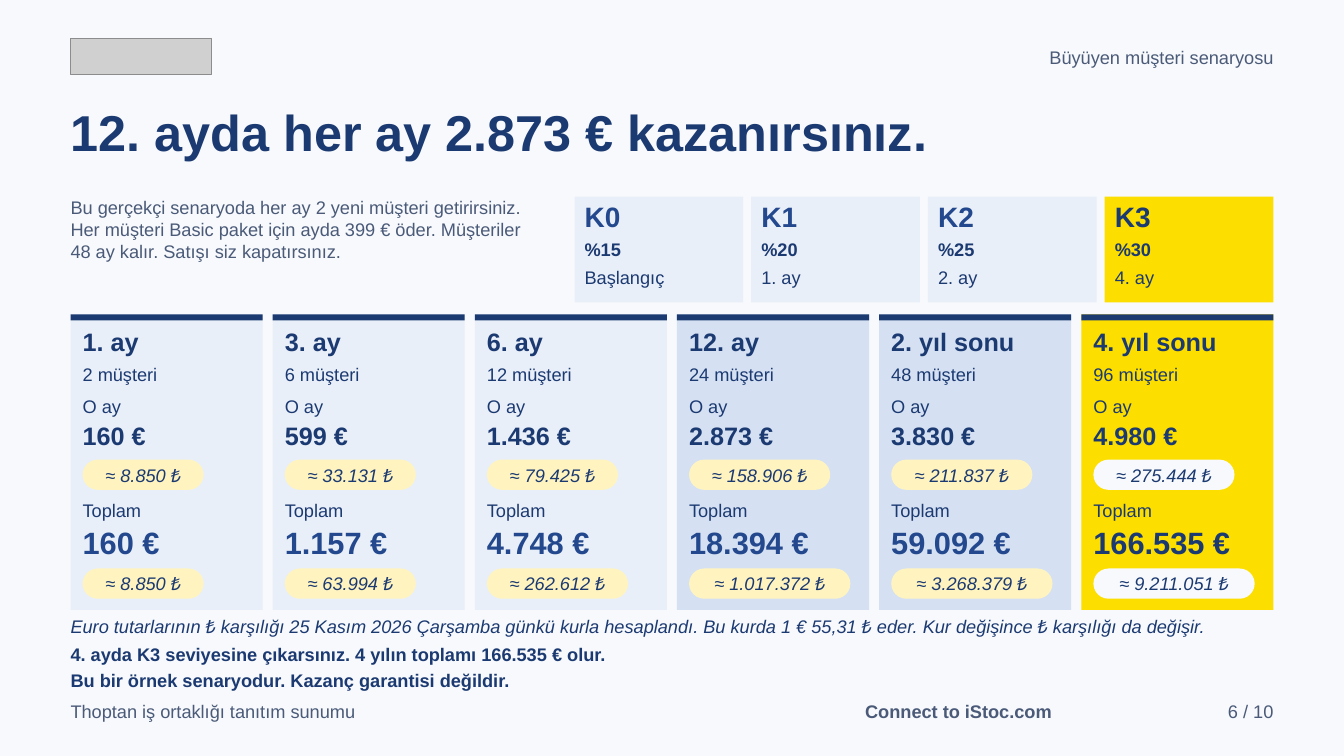
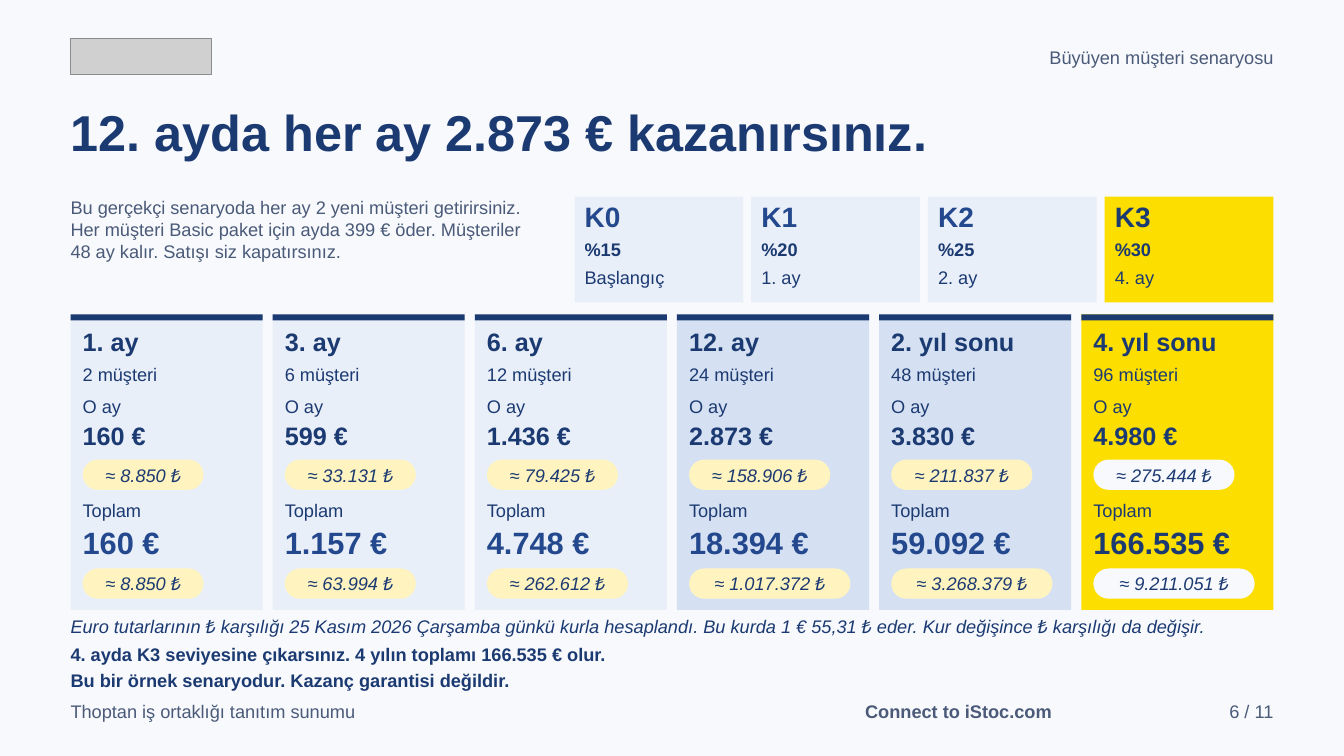
Before and after one commit to karacaismail/19ekim, a slide deck: slide 6 of public/indir/istoc/istoc-is-ortakligi-sunum.pptx. Drawn at 1344x756 pixels with LibreOffice and Linux fonts; fonts in the diff are those of the drawing; grey boxes stand for pictures. Boxes give left, top, right and bottom in pixels: in the first picture for what was removed or moved away, otherwise in the second. Text is boxed around its words. In the diff, an @@ line names an element or a change of style, - is before the commit and + after.

```diff
--- a/public/indir/istoc/istoc-is-ortakligi-sunum.pptx
+++ b/public/indir/istoc/istoc-is-ortakligi-sunum.pptx
@@ text at [1229, 705, 1274, 718]: text changed @@
-6 / 10
+6 / 11
```
Also in this commit, not shown: 9 other slides changed, 1 slide added, 43 other files.
